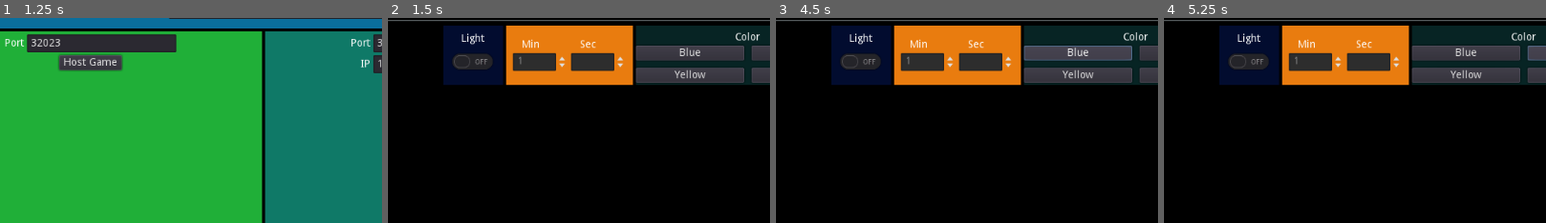
Above: before the commit, frames 1-4 (left to right).
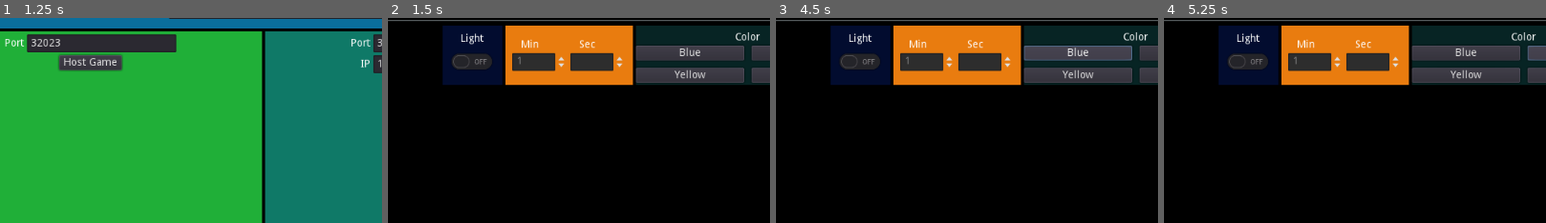
Above: after the commit, the same moments.

Repository: LyimeS/Eris
Game: Godot game, scene res://GUI/Lobby_v2/Lobby_v2.tscn
The game is run twice, just before and just after one commit, with the same random seed, the same clock (stepped at 60 frames per second) and the same inputs.
Inputs (mouse positions are % of the whole screen's width and height, from its top left):
- Up to frame 1 (1.25 s): click (27, 18) at 0.52 s; type "12" at 0.6 s; click (73, 18) at 0.75 s; type "12" at 0.83 s
- Up to frame 2 (1.5 s): click "Host Game" at 1.25 s
- Up to frame 3 (4.5 s): click "Join Game" at 2 s; click "Start" at 2.75 s; click "Start" at 3.5 s; click "Blue" at 4.25 s
- Up to frame 4 (5.25 s): click "Green" at 5 s
The pictures show only the part of the screen within x 16-66%, y 14-64%; the shares and areas given below are measured in that part.

Frame 1 is identical in both runs. In frame 2, 0.8% of the frame differs, in the area x 14-62%, y 3-34%; in frame 3, 0.8%; in frame 4, 0.8%.

Commit message:
Update End_Game_Screen.gd, End_Game_Screen.tscn, and 9 more files... change the end game screen to make it call the waiting room

Diff:
--- a/GUI/End_Game_Screen.gd
+++ /dev/null
@@ -1,31 +0,0 @@
-extends Control
-
-
-var block_double_click: bool
-
-
-# Called when the node enters the scene tree for the first time.
-func _ready():
-	print("end v1 called")
-	block_double_click = false
-	#print(Network.players)
-	if Network.local_player_id != 1:
-		$CenterContainer/VBoxContainer/RestartButton.visible = false
-
-	for player in Network.players:
-		var lbl_name = Label.new()
-		$CenterContainer/VBoxContainer/GridContainer .add_child(lbl_name)
-		lbl_name.text = str(Network.players[player]["Player_name"])
-		var lbl_score = Label.new()
-		$CenterContainer/VBoxContainer/GridContainer.add_child(lbl_score)
-		lbl_score.text = str(Network.players[player]["score"])
-
-	print("--------------------------------------------------")
-
-# Called every frame. 'delta' is the elapsed time since the previous frame.
-#func _process(delta):
-#	pass
-
-
-func _on_RestartButton_pressed():
-	Network.start_game()
--- a/GUI/End_Game_Screen.tscn
+++ /dev/null
@@ -1,51 +0,0 @@
-[gd_scene load_steps=3 format=2]
-
-[ext_resource path="res://GUI/End_Game_Screen.gd" type="Script" id=1]
-[ext_resource path="res://Assets/Audio/Music/Lurking Sloth.mp3" type="AudioStream" id=2]
-
-[node name="end_game_screen" type="Control"]
-anchor_right = 1.0
-anchor_bottom = 1.0
-script = ExtResource( 1 )
-__meta__ = {
-"_edit_use_anchors_": false
-}
-
-[node name="ColorRect" type="ColorRect" parent="."]
-anchor_right = 1.0
-anchor_bottom = 1.0
-color = Color( 0.0823529, 0.0823529, 0.0823529, 1 )
-__meta__ = {
-"_edit_use_anchors_": false
-}
-
-[node name="CenterContainer" type="CenterContainer" parent="."]
-anchor_right = 1.0
-anchor_bottom = 1.0
-size_flags_horizontal = 3
-size_flags_vertical = 3
-__meta__ = {
-"_edit_use_anchors_": false
-}
-
-[node name="VBoxContainer" type="VBoxContainer" parent="CenterContainer"]
-margin_left = 474.0
-margin_top = 288.0
-margin_right = 549.0
-margin_bottom = 312.0
-
-[node name="GridContainer" type="GridContainer" parent="CenterContainer/VBoxContainer"]
-margin_right = 75.0
-columns = 2
-
-[node name="RestartButton" type="Button" parent="CenterContainer/VBoxContainer"]
-margin_top = 4.0
-margin_right = 75.0
-margin_bottom = 24.0
-text = "play again"
-
-[node name="AudioStreamPlayer" type="AudioStreamPlayer" parent="."]
-stream = ExtResource( 2 )
-autoplay = true
-
-[connection signal="pressed" from="CenterContainer/VBoxContainer/RestartButton" to="." method="_on_RestartButton_pressed"]
--- a/GUI/End_Game_Screen_v2.gd
+++ b/GUI/End_Game_Screen_v2.gd
@@ -79,4 +79,7 @@
 
 func _on_RestartButton_pressed() -> void:
 	print("--------------------------------------------------")
-	Network.start_game()
+	#Network.start_game()
+	$WaitingRoom.visible = true
+	$WaitingRoom.refresh_players(Network.players)
+	get_tree().call_group("HostOnly", "show")
--- a/GUI/End_Game_Screen_v2.tscn
+++ b/GUI/End_Game_Screen_v2.tscn
@@ -1,7 +1,8 @@
-[gd_scene load_steps=3 format=2]
+[gd_scene load_steps=4 format=2]
 
 [ext_resource path="res://GUI/End_Game_Screen_v2.gd" type="Script" id=1]
 [ext_resource path="res://Assets/Audio/Music/Lurking Sloth.mp3" type="AudioStream" id=2]
+[ext_resource path="res://GUI/WaitingRoom.tscn" type="PackedScene" id=3]
 
 [node name="End_Game_Screen_v2" type="Control"]
 anchor_right = 1.0
@@ -44,26 +45,26 @@
 margin_bottom = 200.0
 
 [node name="VBoxContainer" type="VBoxContainer" parent="CenterContainer/VBoxContainer/HBoxContainer/winner_pannel/CenterContainer"]
-margin_left = 78.0
+margin_left = 97.0
 margin_top = 84.0
-margin_right = 121.0
+margin_right = 102.0
 margin_bottom = 116.0
 __meta__ = {
 "_edit_use_anchors_": false
 }
 
 [node name="name_label" type="Label" parent="CenterContainer/VBoxContainer/HBoxContainer/winner_pannel/CenterContainer/VBoxContainer"]
-margin_right = 43.0
-margin_bottom = 14.0
-text = "winner"
+margin_right = 5.0
+margin_bottom = 14.0
+text = "-"
 align = 1
 valign = 1
 
 [node name="score_label" type="Label" parent="CenterContainer/VBoxContainer/HBoxContainer/winner_pannel/CenterContainer/VBoxContainer"]
 margin_top = 18.0
-margin_right = 43.0
-margin_bottom = 32.0
-text = "10"
+margin_right = 5.0
+margin_bottom = 32.0
+text = "-"
 align = 1
 valign = 1
 
@@ -208,3 +209,5 @@
 
 [node name="AudioStreamPlayer" type="AudioStreamPlayer" parent="."]
 stream = ExtResource( 2 )
+
+[node name="WaitingRoom" parent="." instance=ExtResource( 3 )]
--- a/GUI/Lobby_v2/Lobby_v2.gd
+++ b/GUI/Lobby_v2/Lobby_v2.gd
@@ -7,9 +7,8 @@
 onready var selected_join_IP: LineEdit = $MarginContainer/VBoxContainer/HBoxContainer/Panel_connect/VBoxContainer/CenterContainer2/GridContainer/PortEdit2
 onready var selected_join_Port: LineEdit = $MarginContainer/VBoxContainer/HBoxContainer/Panel_connect/VBoxContainer/CenterContainer2/GridContainer/PortEdit
 onready var light_mode: CheckButton = $WaitingRoom/VBoxContainer/CenterContainer3/HBoxContainer2/CenterContainer/VBoxContainer/CheckButton
-onready var min_spinBox: SpinBox = $WaitingRoom/VBoxContainer/CenterContainer3/HBoxContainer2/Control/CenterContainer/GridContainer/min_SpinBox
-onready var sec_spinBox: SpinBox = $WaitingRoom/VBoxContainer/CenterContainer3/HBoxContainer2/Control/CenterContainer/GridContainer/sec_SpinBox
-
+onready var min_spinBox: SpinBox = $WaitingRoom/VBoxContainer/CenterContainer3/HBoxContainer2/Time_box/CenterContainer/GridContainer/min_SpinBox
+onready var sec_spinBox: SpinBox = $WaitingRoom/VBoxContainer/CenterContainer3/HBoxContainer2/Time_box/CenterContainer/GridContainer/sec_SpinBox
 
 
 # Called when the node enters the scene tree for the first time.
@@ -53,8 +52,8 @@
 	print(Network.players)
 	$WaitingRoom.refresh_players(Network.players)
 
-	min_spinBox.value = 1
-	sec_spinBox.value = 0
+	#min_spinBox.value = 1
+	#sec_spinBox.value = 0
 
 	if Network.local_player_id != 1:
 		#print("disabling control")
@@ -65,8 +64,8 @@
 		GlobalVariables.set_light_mode(SaveGame.save_data["Light"])
 
 
-func _on_StartButton_pressed() -> void:
-	Network.start_game()
+#func _on_StartButton_pressed() -> void:
+	#Network.start_game()
 
 func _on_Panel_host_mouse_entered():
 	#print("entered")
--- a/GUI/Lobby_v2/Lobby_v2.tscn
+++ b/GUI/Lobby_v2/Lobby_v2.tscn
@@ -205,11 +205,15 @@
 [node name="ItemList" parent="WaitingRoom/VBoxContainer/CenterContainer" index="0"]
 items = [ "Item 0", null, false ]
 
-[node name="min_SpinBox" parent="WaitingRoom/VBoxContainer/CenterContainer3/HBoxContainer2/Control/CenterContainer/GridContainer" index="2"]
-rounded = true
-
-[node name="sec_SpinBox" parent="WaitingRoom/VBoxContainer/CenterContainer3/HBoxContainer2/Control/CenterContainer/GridContainer" index="3"]
-rounded = true
+[node name="ColorRect" parent="WaitingRoom/VBoxContainer/CenterContainer3/HBoxContainer2/Time_box" index="0"]
+margin_bottom = 80.0
+
+[node name="CenterContainer" parent="WaitingRoom/VBoxContainer/CenterContainer3/HBoxContainer2/Time_box" index="1"]
+margin_bottom = 80.0
+
+[node name="GridContainer" parent="WaitingRoom/VBoxContainer/CenterContainer3/HBoxContainer2/Time_box/CenterContainer" index="0"]
+margin_top = 19.0
+margin_bottom = 61.0
 
 [node name="AudioStreamPlayer" type="AudioStreamPlayer" parent="."]
 stream = ExtResource( 3 )
@@ -217,7 +221,6 @@
 [connection signal="text_changed" from="MarginContainer/VBoxContainer/MarginContainer/CenterContainer/HBoxContainer2/NameEdit" to="." method="_on_NameEdit_text_changed"]
 [connection signal="pressed" from="MarginContainer/VBoxContainer/HBoxContainer/Panel_host/VBoxContainer/CenterContainer/HostButton" to="." method="_on_HostButton_pressed"]
 [connection signal="pressed" from="MarginContainer/VBoxContainer/HBoxContainer/Panel_connect/VBoxContainer/CenterContainer/JoinButton" to="." method="_on_JoinButton_pressed"]
-[connection signal="pressed" from="WaitingRoom/VBoxContainer/CenterContainer2/StartButton" to="." method="_on_StartButton_pressed"]
 
 [editable path="WaitingRoom"]
-[editable path="WaitingRoom/VBoxContainer/CenterContainer3/HBoxContainer2/Control"]
+[editable path="WaitingRoom/VBoxContainer/CenterContainer3/HBoxContainer2/Time_box"]
--- a/GUI/Time_select.gd
+++ b/GUI/Time_select.gd
@@ -8,16 +8,31 @@
 
 # Called when the node enters the scene tree for the first time.
 func _ready():
-	pass
+	print("GlobalVariables: ", GlobalVariables.seconds, " sec. ", GlobalVariables.minutes, " minutes")
+	if GlobalVariables.seconds == 0 and GlobalVariables.minutes == 0:
+		$CenterContainer/GridContainer/sec_SpinBox.value = 0
+		$CenterContainer/GridContainer/min_SpinBox.value = 1
+		print("seting a minimal time")
+	else:
+		$CenterContainer/GridContainer/sec_SpinBox.value = GlobalVariables.seconds
+		$CenterContainer/GridContainer/min_SpinBox.value = GlobalVariables.minutes
+
+
 
 
 func _on_min_SpinBox_value_changed(value):
 	if Network.local_player_id == 1:
+
+		# set the math_time to at leats 10 seconds
+		if value == 0 and $CenterContainer/GridContainer/sec_SpinBox.value == 0:
+			$CenterContainer/GridContainer/sec_SpinBox.value = 10
+
 		set_timer()
 		rpc("sync_min_value", value)
 
 sync func sync_min_value(value):
 	$CenterContainer/GridContainer/min_SpinBox.value = value
+	GlobalVariables.set_match_time_minutes(value)
 
 func _on_sec_SpinBox_value_changed(value):
 	if Network.local_player_id == 1:
@@ -26,6 +41,7 @@
 
 sync func sync_sec_value(value):
 	$CenterContainer/GridContainer/sec_SpinBox.value = value
+	GlobalVariables.set_match_time_seconds(value)
 
 func set_timer() -> void:
 	var minutes = $CenterContainer/GridContainer/min_SpinBox.value * 60
--- a/GUI/Time_select.tscn
+++ b/GUI/Time_select.tscn
@@ -2,7 +2,7 @@
 
 [ext_resource path="res://GUI/Time_select.gd" type="Script" id=1]
 
-[node name="Control" type="MarginContainer"]
+[node name="Time_box" type="MarginContainer"]
 anchor_right = 1.0
 anchor_bottom = 1.0
 margin_right = -853.0
--- a/GUI/WaitingRoom.gd
+++ b/GUI/WaitingRoom.gd
@@ -8,7 +8,7 @@
 	light_mode.pressed = SaveGame.save_data["Light"]
 
 func refresh_players(players) -> void:
-	print("refreshing player list, to insert the players: ", players)
+	#print("refreshing player list, to insert the players: ", players)
 	PlayerList.clear()
 
 	for player_id in players:
@@ -21,3 +21,8 @@
 	GlobalVariables.set_light_mode(light_mode.pressed)
 	SaveGame.save_data["Light"] = light_mode.pressed
 	SaveGame.save_game()
+
+
+func _on_StartButton_pressed():
+	$VBoxContainer/CenterContainer3/HBoxContainer2/Time_box.set_timer()
+	Network.start_game()
--- a/GUI/WaitingRoom.tscn
+++ b/GUI/WaitingRoom.tscn
@@ -45,9 +45,8 @@
 
 [node name="ItemList" type="ItemList" parent="VBoxContainer/CenterContainer"]
 margin_left = 412.0
-margin_top = 13.0
 margin_right = 612.0
-margin_bottom = 13.0
+margin_bottom = 27.0
 rect_min_size = Vector2( 200, 0 )
 items = [ "Item 0", null, false ]
 auto_height = true
@@ -78,7 +77,7 @@
 grow_vertical = 2
 
 [node name="HBoxContainer2" type="HBoxContainer" parent="VBoxContainer/CenterContainer3"]
-margin_left = 233.0
+margin_left = 232.0
 margin_right = 791.0
 margin_bottom = 80.0
 
@@ -112,34 +111,32 @@
 margin_right = 76.0
 margin_bottom = 58.0
 
-[node name="Control" parent="VBoxContainer/CenterContainer3/HBoxContainer2" instance=ExtResource( 3 )]
+[node name="Time_box" parent="VBoxContainer/CenterContainer3/HBoxContainer2" instance=ExtResource( 3 )]
 anchor_right = 0.0
 anchor_bottom = 0.0
 margin_left = 84.0
-margin_right = 254.0
-margin_bottom = 80.0
-rect_min_size = Vector2( 170, 0 )
-
-[node name="ColorRect" parent="VBoxContainer/CenterContainer3/HBoxContainer2/Control" index="0"]
-margin_right = 170.0
+margin_right = 255.0
 margin_bottom = 80.0
 
-[node name="CenterContainer" parent="VBoxContainer/CenterContainer3/HBoxContainer2/Control" index="1"]
-margin_right = 170.0
+[node name="ColorRect" parent="VBoxContainer/CenterContainer3/HBoxContainer2/Time_box" index="0"]
 margin_bottom = 80.0
 
-[node name="GridContainer" parent="VBoxContainer/CenterContainer3/HBoxContainer2/Control/CenterContainer" index="0"]
+[node name="CenterContainer" parent="VBoxContainer/CenterContainer3/HBoxContainer2/Time_box" index="1"]
+margin_bottom = 80.0
+
+[node name="GridContainer" parent="VBoxContainer/CenterContainer3/HBoxContainer2/Time_box/CenterContainer" index="0"]
 margin_top = 19.0
 margin_bottom = 61.0
 
 [node name="Color_Picker" parent="VBoxContainer/CenterContainer3/HBoxContainer2" instance=ExtResource( 2 )]
 anchor_right = 0.0
 anchor_bottom = 0.0
-margin_left = 258.0
-margin_right = 558.0
+margin_left = 259.0
+margin_right = 559.0
 margin_bottom = 80.0
 rect_min_size = Vector2( 300, 0 )
 
+[connection signal="pressed" from="VBoxContainer/CenterContainer2/StartButton" to="." method="_on_StartButton_pressed"]
 [connection signal="pressed" from="VBoxContainer/CenterContainer3/HBoxContainer2/CenterContainer/VBoxContainer/CheckButton" to="." method="_on_CheckButton_pressed"]
 
-[editable path="VBoxContainer/CenterContainer3/HBoxContainer2/Control"]
+[editable path="VBoxContainer/CenterContainer3/HBoxContainer2/Time_box"]
--- a/Networking/Global_Variables.gd
+++ b/Networking/Global_Variables.gd
@@ -26,6 +26,15 @@
 	print("light mode: ",light_mode )
 
 
+# time variables
+sync var minutes: int
+func set_match_time_minutes(value):
+	rset("minutes", value)
+
+sync var seconds: int
+func set_match_time_seconds(value):
+	rset("seconds", value)
+
 sync var match_time: int
 func set_match_time(value):
 	rset("match_time", value)
